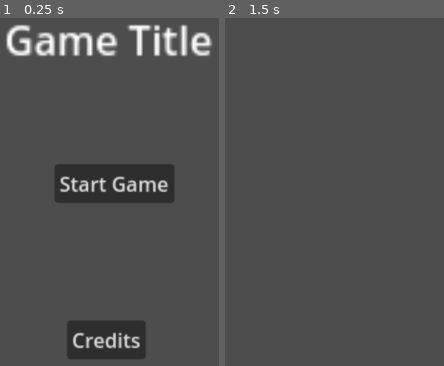
Above: before the commit, frames 1-2 (left to right).
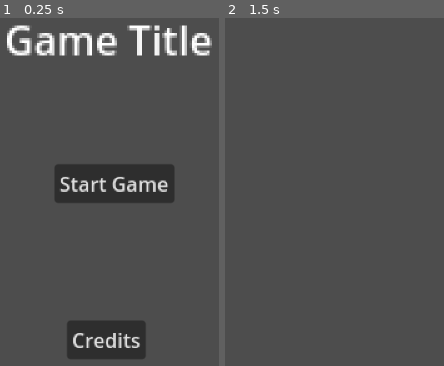
Above: after the commit, the same moments.

Repository: nikitin-eti/not_a_bug_a_feature
Game: Godot game, scene res://Scenes/start_menu.tscn
Same seed, same stepped clock (60 frames per second), same inputs: the game is played once before the commit and once after it.
Inputs:
- Up to frame 1 (0.25 s): no input
- Up to frame 2 (1.5 s): click "Start Game" at 0.5 s; tap Enter at 1.25 s; hold Right (ui_right) from 1.28 s (still down)

The runs differ from the first frame. In frame 1, 1.9% of the frame differs, in the area x 2-97%, y 2-96%; in frame 2, nothing differs.

Commit message:
added player_place_holder

Diff:
--- /dev/null
+++ b/Scenes/Player.tscn
@@ -0,0 +1,86 @@
+[gd_scene load_steps=13 format=3 uid="uid://cx64gg5lg3ojb"]
+
+[ext_resource type="Script" path="res://Scripts/player.gd" id="1_n5ugn"]
+[ext_resource type="Texture2D" uid="uid://o2ybklt3oxhs" path="res://Resources/Sprites/PlayerEatingSpriteSheet.png" id="2_tw8fm"]
+
+[sub_resource type="AtlasTexture" id="AtlasTexture_1dsc5"]
+atlas = ExtResource("2_tw8fm")
+region = Rect2(0, 0, 32, 32)
+
+[sub_resource type="AtlasTexture" id="AtlasTexture_oubpr"]
+atlas = ExtResource("2_tw8fm")
+region = Rect2(32, 0, 32, 32)
+
+[sub_resource type="AtlasTexture" id="AtlasTexture_l0ai0"]
+atlas = ExtResource("2_tw8fm")
+region = Rect2(64, 0, 32, 32)
+
+[sub_resource type="AtlasTexture" id="AtlasTexture_pvoc0"]
+atlas = ExtResource("2_tw8fm")
+region = Rect2(96, 0, 32, 32)
+
+[sub_resource type="AtlasTexture" id="AtlasTexture_who0x"]
+atlas = ExtResource("2_tw8fm")
+region = Rect2(128, 0, 32, 32)
+
+[sub_resource type="AtlasTexture" id="AtlasTexture_btshe"]
+atlas = ExtResource("2_tw8fm")
+region = Rect2(160, 0, 32, 32)
+
+[sub_resource type="AtlasTexture" id="AtlasTexture_4hptj"]
+atlas = ExtResource("2_tw8fm")
+region = Rect2(192, 0, 32, 32)
+
+[sub_resource type="AtlasTexture" id="AtlasTexture_x5p0j"]
+atlas = ExtResource("2_tw8fm")
+region = Rect2(224, 0, 32, 32)
+
+[sub_resource type="SpriteFrames" id="SpriteFrames_k237c"]
+animations = [{
+"frames": [{
+"duration": 1.0,
+"texture": SubResource("AtlasTexture_1dsc5")
+}, {
+"duration": 1.0,
+"texture": SubResource("AtlasTexture_oubpr")
+}, {
+"duration": 1.0,
+"texture": SubResource("AtlasTexture_l0ai0")
+}, {
+"duration": 1.0,
+"texture": SubResource("AtlasTexture_pvoc0")
+}, {
+"duration": 1.0,
+"texture": SubResource("AtlasTexture_who0x")
+}, {
+"duration": 1.0,
+"texture": SubResource("AtlasTexture_btshe")
+}, {
+"duration": 1.0,
+"texture": SubResource("AtlasTexture_4hptj")
+}, {
+"duration": 1.0,
+"texture": SubResource("AtlasTexture_x5p0j")
+}],
+"loop": true,
+"name": &"eat",
+"speed": 5.0
+}]
+
+[sub_resource type="RectangleShape2D" id="RectangleShape2D_ppk8o"]
+size = Vector2(0.916264, 0.993985)
+
+[node name="Player" type="CharacterBody2D"]
+scale = Vector2(18.5536, 18.5536)
+script = ExtResource("1_n5ugn")
+
+[node name="AnimatedSprite2D" type="AnimatedSprite2D" parent="."]
+scale = Vector2(0.123737, 0.123737)
+sprite_frames = SubResource("SpriteFrames_k237c")
+animation = &"eat"
+frame_progress = 0.616727
+offset = Vector2(2.04565, -10.9101)
+
+[node name="PlayerShape" type="CollisionShape2D" parent="."]
+position = Vector2(-0.0808468, 0.119707)
+shape = SubResource("RectangleShape2D_ppk8o")
--- /dev/null
+++ b/Scripts/player.gd
@@ -0,0 +1,38 @@
+extends CharacterBody2D
+var speed: float = 150.0
+
+# Called when the node enters the scene tree for the first time.
+func _ready() -> void:
+	pass # Replace with function body.
+
+
+func move_character_body() -> void:
+	var velocity = Vector2()
+
+	if Input.is_action_pressed("ui_right"):
+		$AnimatedSprite2D.flip_h = false
+		velocity.x += 1
+		$AnimatedSprite2D.play("right")
+	if Input.is_action_pressed("ui_left"):
+		$AnimatedSprite2D.flip_h = true
+		$AnimatedSprite2D.play("right")
+		velocity.x -= 1
+	if Input.is_action_pressed("ui_down"):
+		velocity.y += 1
+		$AnimatedSprite2D.play("down")
+	if Input.is_action_pressed("ui_up"):
+		velocity.y -= 1
+		$AnimatedSprite2D.play("up")
+
+	if velocity.length() == 0:
+		$AnimatedSprite2D.play("idle")
+
+	velocity = velocity.normalized() * speed
+	self.velocity = velocity
+	move_and_slide()
+
+
+
+# Called every frame. 'delta' is the elapsed time since the previous frame.
+func _process(delta: float) -> void:
+	move_character_body()
--- a/project.godot
+++ b/project.godot
@@ -20,7 +20,43 @@
 window/size/viewport_width=1280
 window/size/viewport_height=1024
 
+[input]
+
+ui_left={
+"deadzone": 0.5,
+"events": [Object(InputEventKey,"resource_local_to_scene":false,"resource_name":"","device":0,"window_id":0,"alt_pressed":false,"shift_pressed":false,"ctrl_pressed":false,"meta_pressed":false,"pressed":false,"keycode":4194319,"physical_keycode":0,"key_label":0,"unicode":0,"location":0,"echo":false,"script":null)
+, Object(InputEventJoypadButton,"resource_local_to_scene":false,"resource_name":"","device":0,"button_index":13,"pressure":0.0,"pressed":false,"script":null)
+, Object(InputEventJoypadMotion,"resource_local_to_scene":false,"resource_name":"","device":0,"axis":0,"axis_value":-1.0,"script":null)
+, Object(InputEventKey,"resource_local_to_scene":false,"resource_name":"","device":0,"window_id":0,"alt_pressed":false,"shift_pressed":false,"ctrl_pressed":false,"meta_pressed":false,"pressed":false,"keycode":65,"physical_keycode":0,"key_label":0,"unicode":0,"location":0,"echo":false,"script":null)
+]
+}
+ui_right={
+"deadzone": 0.5,
+"events": [Object(InputEventKey,"resource_local_to_scene":false,"resource_name":"","device":0,"window_id":0,"alt_pressed":false,"shift_pressed":false,"ctrl_pressed":false,"meta_pressed":false,"pressed":false,"keycode":4194321,"physical_keycode":0,"key_label":0,"unicode":0,"location":0,"echo":false,"script":null)
+, Object(InputEventJoypadButton,"resource_local_to_scene":false,"resource_name":"","device":0,"button_index":14,"pressure":0.0,"pressed":false,"script":null)
+, Object(InputEventJoypadMotion,"resource_local_to_scene":false,"resource_name":"","device":0,"axis":0,"axis_value":1.0,"script":null)
+, Object(InputEventKey,"resource_local_to_scene":false,"resource_name":"","device":0,"window_id":0,"alt_pressed":false,"shift_pressed":false,"ctrl_pressed":false,"meta_pressed":false,"pressed":false,"keycode":68,"physical_keycode":0,"key_label":0,"unicode":0,"location":0,"echo":false,"script":null)
+]
+}
+ui_up={
+"deadzone": 0.5,
+"events": [Object(InputEventKey,"resource_local_to_scene":false,"resource_name":"","device":0,"window_id":0,"alt_pressed":false,"shift_pressed":false,"ctrl_pressed":false,"meta_pressed":false,"pressed":false,"keycode":4194320,"physical_keycode":0,"key_label":0,"unicode":0,"location":0,"echo":false,"script":null)
+, Object(InputEventJoypadButton,"resource_local_to_scene":false,"resource_name":"","device":0,"button_index":11,"pressure":0.0,"pressed":false,"script":null)
+, Object(InputEventJoypadMotion,"resource_local_to_scene":false,"resource_name":"","device":0,"axis":1,"axis_value":-1.0,"script":null)
+, Object(InputEventKey,"resource_local_to_scene":false,"resource_name":"","device":0,"window_id":0,"alt_pressed":false,"shift_pressed":false,"ctrl_pressed":false,"meta_pressed":false,"pressed":false,"keycode":87,"physical_keycode":0,"key_label":0,"unicode":0,"location":0,"echo":false,"script":null)
+]
+}
+ui_down={
+"deadzone": 0.5,
+"events": [Object(InputEventKey,"resource_local_to_scene":false,"resource_name":"","device":0,"window_id":0,"alt_pressed":false,"shift_pressed":false,"ctrl_pressed":false,"meta_pressed":false,"pressed":false,"keycode":4194322,"physical_keycode":0,"key_label":0,"unicode":0,"location":0,"echo":false,"script":null)
+, Object(InputEventJoypadButton,"resource_local_to_scene":false,"resource_name":"","device":0,"button_index":12,"pressure":0.0,"pressed":false,"script":null)
+, Object(InputEventJoypadMotion,"resource_local_to_scene":false,"resource_name":"","device":0,"axis":1,"axis_value":1.0,"script":null)
+, Object(InputEventKey,"resource_local_to_scene":false,"resource_name":"","device":0,"window_id":0,"alt_pressed":false,"shift_pressed":false,"ctrl_pressed":false,"meta_pressed":false,"pressed":false,"keycode":83,"physical_keycode":0,"key_label":0,"unicode":0,"location":0,"echo":false,"script":null)
+]
+}
+
 [rendering]
 
+textures/canvas_textures/default_texture_filter=0
 renderer/rendering_method="gl_compatibility"
 renderer/rendering_method.mobile="gl_compatibility"
